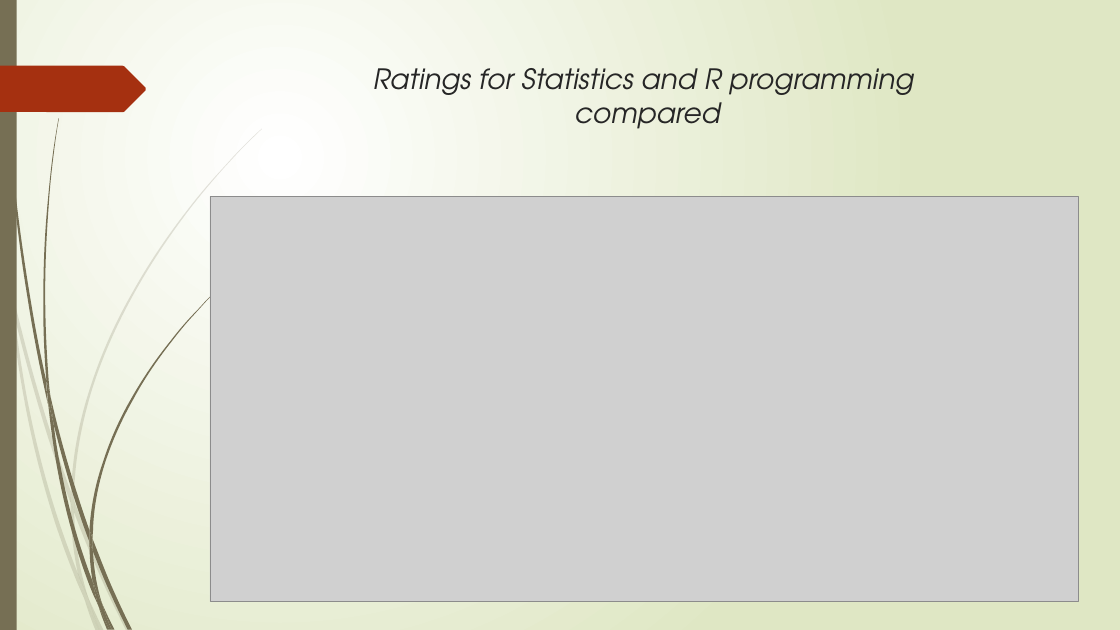
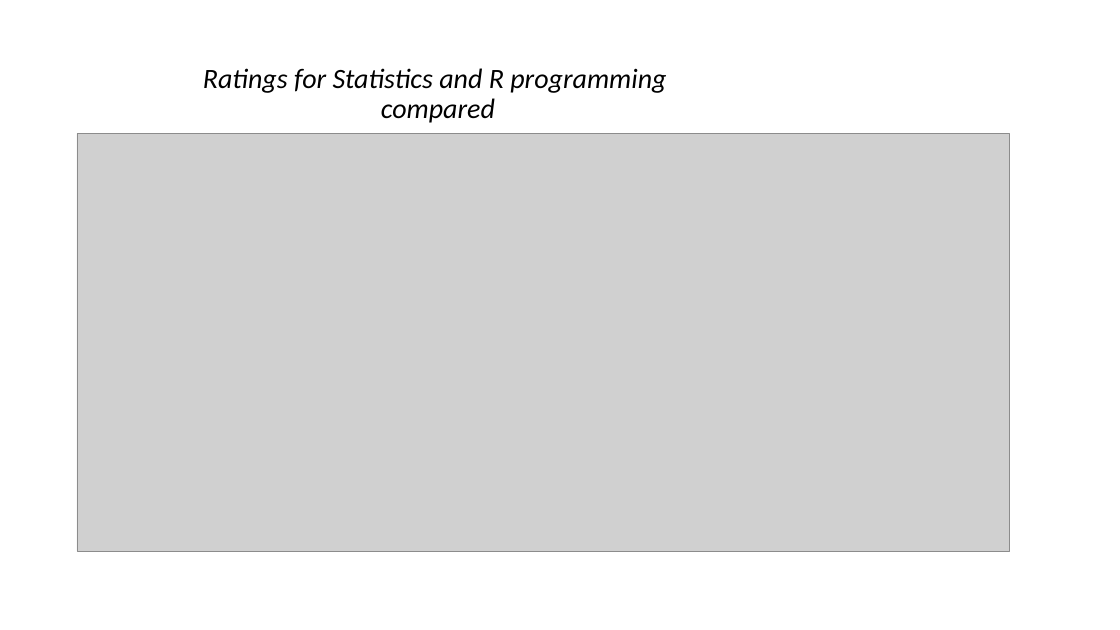
Before and after one commit to Khamanna/Udemy-Selenium, a slide deck: slide 8 of PPUdemyPresentation.pptx (slide 14 before the commit). Drawn at 1120x630 pixels with LibreOffice and Linux fonts; fonts in the diff are those of the drawing; grey boxes stand for pictures. Boxes give left, top, right and bottom in pixels: in the first picture for what was removed or moved away, otherwise in the second. Text is boxed around its words. In the diff, an @@ line names an element or a change of style, - is before the commit and + after.

```diff
--- a/PPUdemyPresentation.pptx
+++ b/PPUdemyPresentation.pptx
@@ background gradient #FFFFFF to #DFE8C4 to #FFFFFF @@
@@ rectangle removed at [0, 0, 17, 630] @@
@@ title "Ratings for Statistics and R ...": place and size @@
-title "Ratings for Statistics and R ..." at [373, 68, 914, 129]
+title "Ratings for Statistics and R ..." at [203, 68, 666, 123]
@@ title "Ratings for Statistics and R ..." at [203, 68, 666, 123]: font TeX Gyre Adventor to Calibri, text colour #262626 to #000000; line spacing 1 to 0.9; vertical alignment top to middle @@
@@ freeform shape removed at [0, 66, 146, 112] @@
@@ picture: place and size @@
-picture at [210, 197, 1079, 602]
+picture at [77, 134, 1010, 551]
@@ group removed at [0, 129, 262, 630]: 10 freeform shapes @@
@@ group removed at [3, 0, 218, 630]: 12 freeform shapes @@
```
Also in this commit, not shown: 11 other slides changed, 5 slides added, 5 slides removed, 1 other file.
